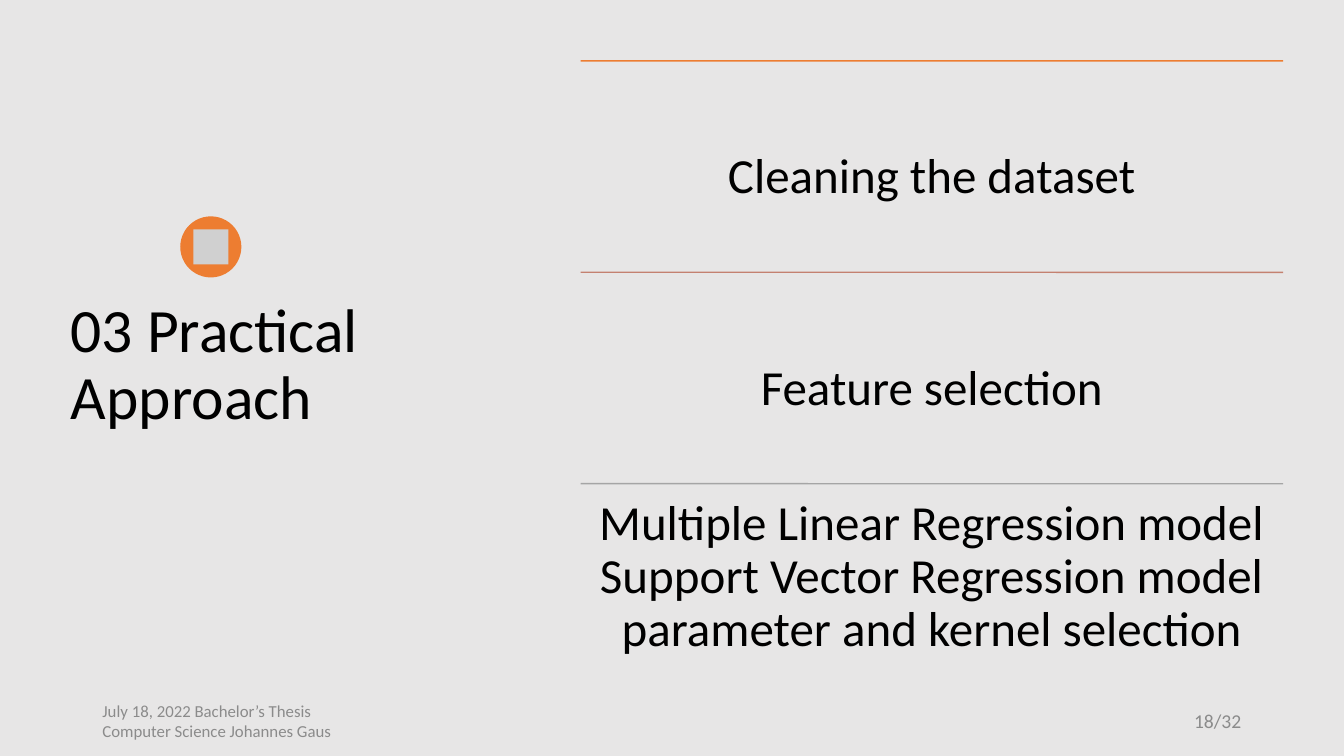
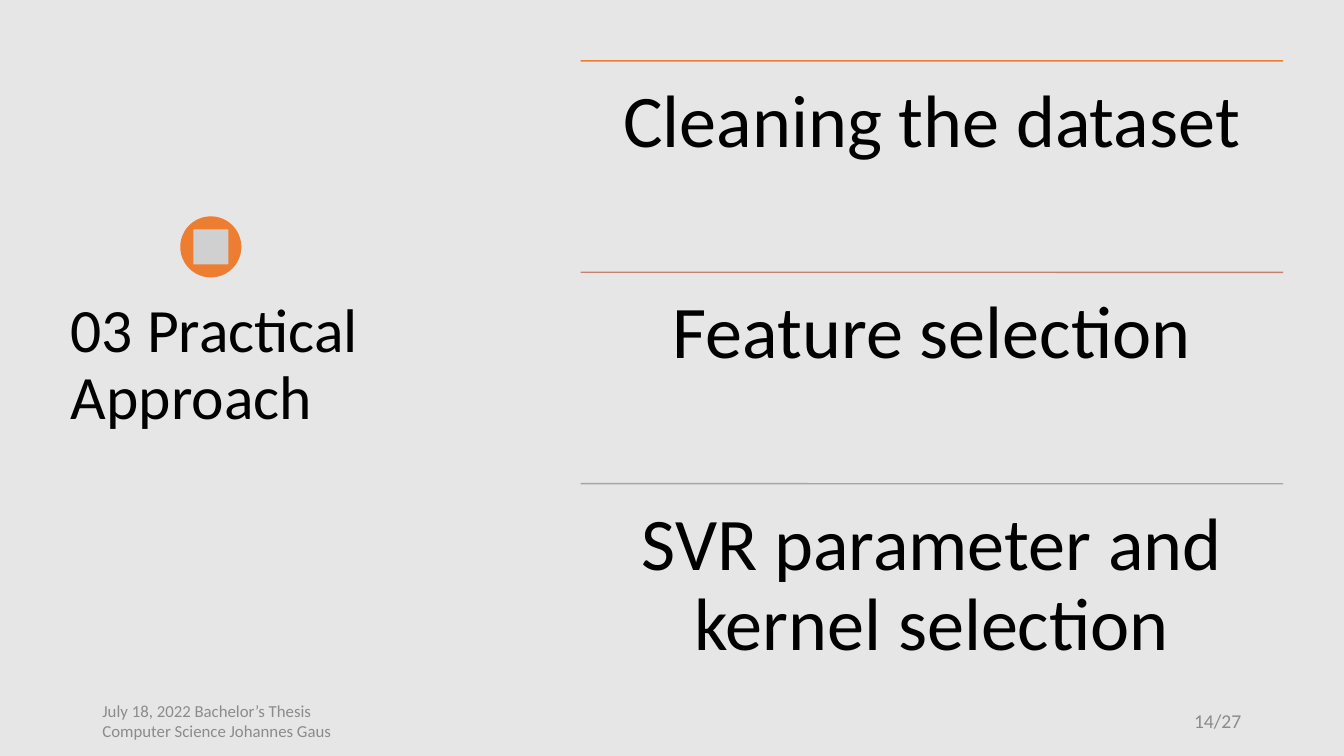
Before and after one commit to jo997/BA-WindPowerForecasting, a slide deck: slide 14 of thesis work/Thesis Defense/Thesis Defense.pptx (slide 18 before the commit). Drawn at 1344x756 pixels with LibreOffice and Linux fonts; fonts in the diff are those of the drawing; grey boxes stand for pictures. Boxes give left, top, right and bottom in pixels: in the first picture for what was removed or moved away, otherwise in the second. Text is boxed around its words. In the diff, an @@ line names an element or a change of style, - is before the commit and + after.

```diff
--- a/thesis work/Thesis Defense/Thesis Defense.pptx
+++ b/thesis work/Thesis Defense/Thesis Defense.pptx
@@ text "Cleaning the dataset" at [623, 95, 1240, 160]: size 35 to 53 pt; more space between paragraphs @@
@@ text "Feature selection" at [673, 306, 1191, 359]: size 35 to 53 pt; more space between paragraphs @@
@@ text at [642, 518, 1221, 651]: text changed; size 35 to 53 pt @@
-Multiple Linear Regression model Support Vector Regression model parameter and kernel selection
+SVR parameter and kernel selection
@@ page number at [1194, 714, 1241, 729]: text changed @@
-18/32
+14/27
```
Also in this commit, not shown: 13 other slides changed, 5 slides removed, 2 other files.
